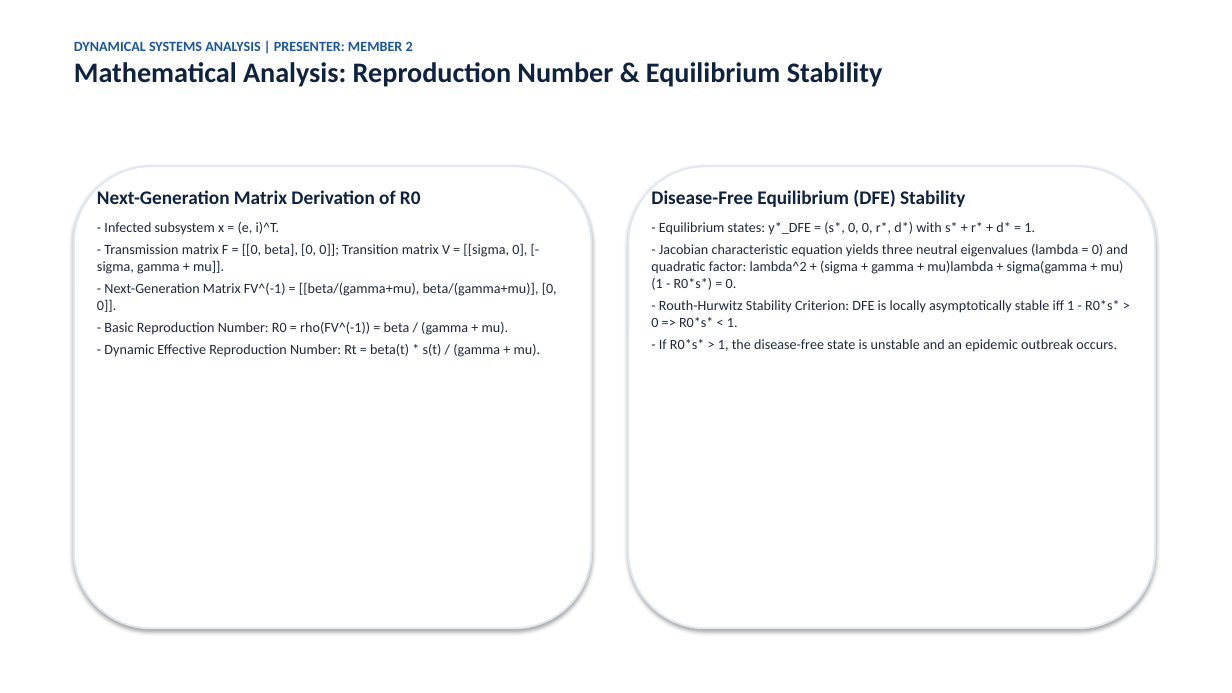
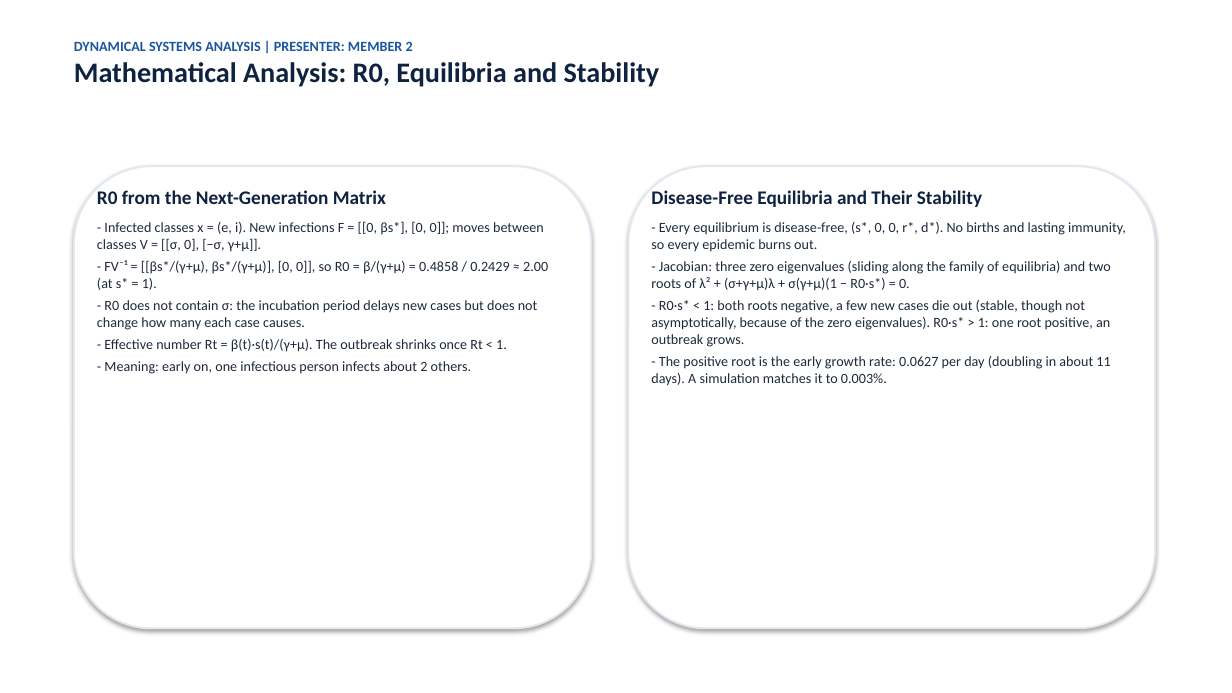
Before and after one commit to Saatwik-ss/SEIRD-Model, a slide deck: slide 4 of presentation/presentation_slides.pptx. Drawn at 1232x693 pixels with LibreOffice and Linux fonts; fonts in the diff are those of the drawing. Boxes give left, top, right and bottom in pixels: in the first picture for what was removed or moved away, otherwise in the second. Text is boxed around its words. In the diff, an @@ line names an element or a change of style, - is before the commit and + after.

```diff
--- a/presentation/presentation_slides.pptx
+++ b/presentation/presentation_slides.pptx
@@ text at box(74, 62, 660, 87): text changed @@
-Mathematical Analysis: Reproduction Number & Equilibrium Stability
+Mathematical Analysis: R0, Equilibria and Stability
@@ text at box(97, 190, 548, 374): text changed @@
-Next-Generation Matrix Derivation of R0
-- Infected subsystem x = (e, i)^T.
-- Transmission matrix F = [[0, beta], [0, 0]]; Transition matrix V = [[sigma, 0], [-sigma, gamma + mu]].
-- Next-Generation Matrix FV^(-1) = [[beta/(gamma+mu), beta/(gamma+mu)], [0, 0]].
-- Basic Reproduction Number: R0 = rho(FV^(-1)) = beta / (gamma + mu).
-- Dynamic Effective Reproduction Number: Rt = beta(t) * s(t) / (gamma + mu).
+R0 from the Next-Generation Matrix
+- Infected classes x = (e, i). New infections F = [[0, βs*], [0, 0]]; moves between classes V = [[σ, 0], [−σ, γ+μ]].
+- FV⁻¹ = [[βs*/(γ+μ), βs*/(γ+μ)], [0, 0]], so R0 = β/(γ+μ) = 0.4858 / 0.2429 ≈ 2.00 (at s* = 1).
+- R0 does not contain σ: the incubation period delays new cases but does not change how many each case causes.
+- Effective number Rt = β(t)·s(t)/(γ+μ). The outbreak shrinks once Rt < 1.
+- Meaning: early on, one infectious person infects about 2 others.
@@ text at box(651, 190, 1126, 386): text changed @@
-Disease-Free Equilibrium (DFE) Stability
-- Equilibrium states: y*_DFE = (s*, 0, 0, r*, d*) with s* + r* + d* = 1.
-- Jacobian characteristic equation yields three neutral eigenvalues (lambda = 0) and quadratic factor: lambda^2 + (sigma + gamma + mu)lambda + sigma(gamma + mu)(1 - R0*s*) = 0.
-- Routh-Hurwitz Stability Criterion: DFE is locally asymptotically stable iff 1 - R0*s* > 0 => R0*s* < 1.
-- If R0*s* > 1, the disease-free state is unstable and an epidemic outbreak occurs.
+Disease-Free Equilibria and Their Stability
+- Every equilibrium is disease-free, (s*, 0, 0, r*, d*). No births and lasting immunity, so every epidemic burns out.
+- Jacobian: three zero eigenvalues (sliding along the family of equilibria) and two roots of λ² + (σ+γ+μ)λ + σ(γ+μ)(1 − R0·s*) = 0.
+- R0·s* < 1: both roots negative, a few new cases die out (stable, though not asymptotically, because of the zero eigenvalues). R0·s* > 1: one root positive, an outbreak grows.
+- The positive root is the early growth rate: 0.0627 per day (doubling in about 11 days). A simulation matches it to 0.003%.
```
Also in this commit, not shown: 1 other slide changed.
